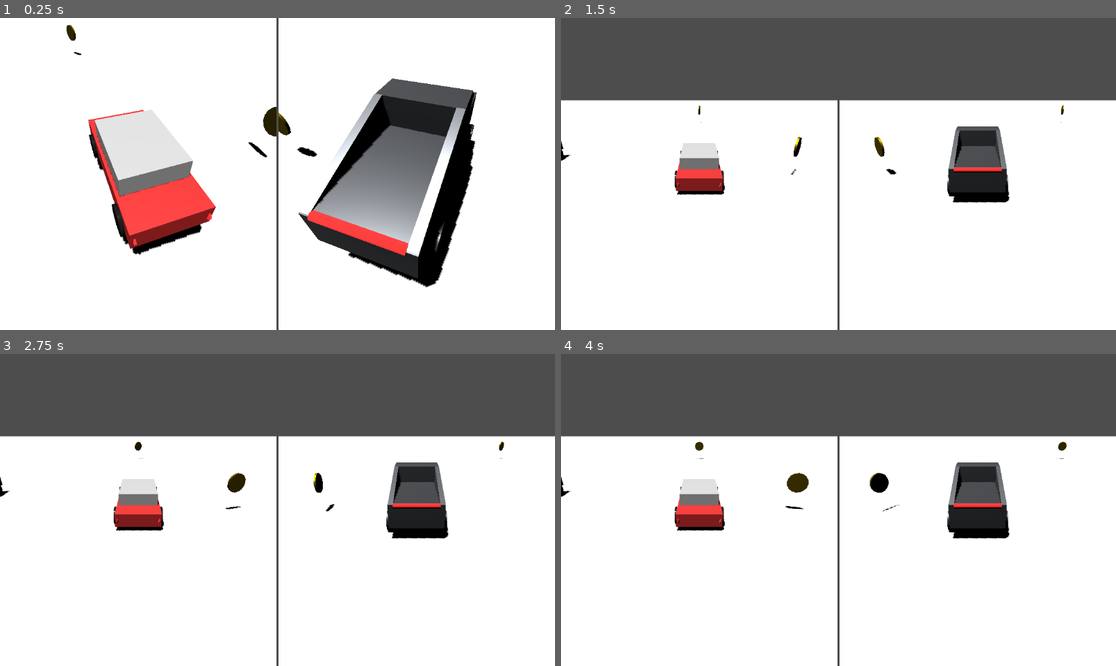
Above: before the commit, frames 1-4 (two rows, left to right).
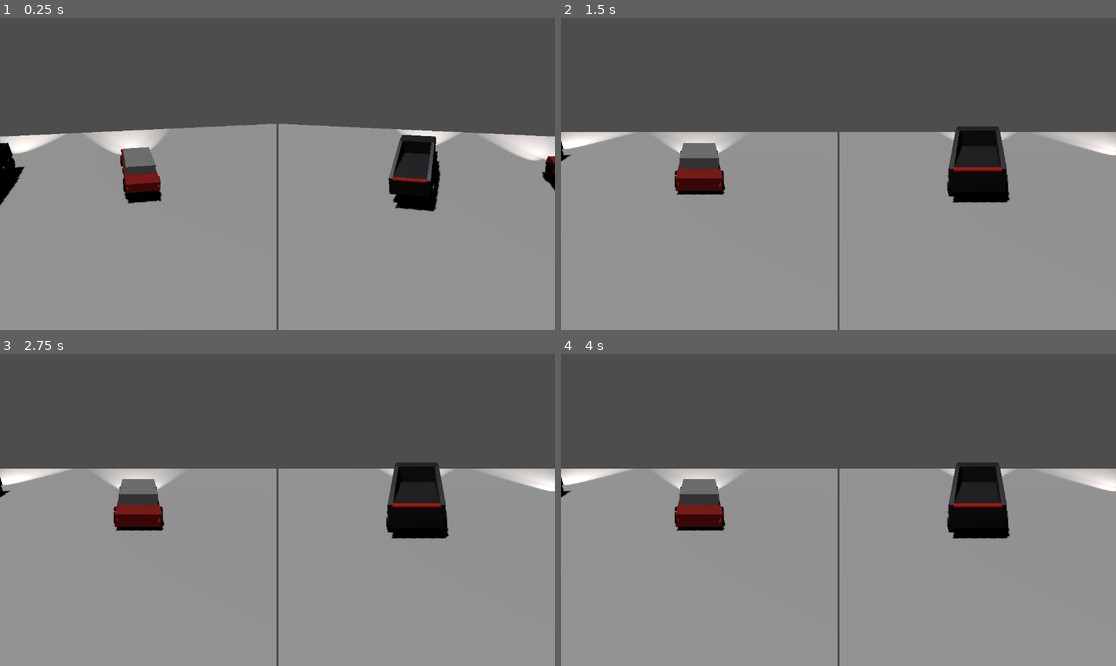
Above: after the commit, the same moments.

Repository: AntoineT01/Cyber-Race
Game: Godot game, scene res://jeux.tscn
Same seed, same stepped clock (60 frames per second), same inputs: the game is played once before the commit and once after it.
Inputs:
- Up to frame 1 (0.25 s): no input
- Up to frame 2 (1.5 s): no input
- Up to frame 3 (2.75 s): no input
- Up to frame 4 (4 s): no input

The runs differ from the first frame. In frame 1, 96% of the frame differs, in the area x 0-100%, y 0-100%; in frame 2, 72%; in frame 3, 72%; in frame 4, 72%.

Commit message:
feat(car): add functional headlights to model

Diff:
--- a/cybertruck.tscn
+++ b/cybertruck.tscn
@@ -131,6 +131,26 @@
 mesh = SubResource("BoxMesh_3")
 surface_material_override/0 = SubResource("StandardMaterial3D_4")
 
+[node name="LeftHeadlightLight" type="SpotLight3D" parent="Headlights/Headlight"]
+transform = Transform3D(-1, 0, 8.74228e-08, 0, 1, 0, -8.74228e-08, 0, -1, 0, 0, 0)
+light_color = Color(1, 0.945098, 0.909804, 1)
+light_energy = 5.0
+light_indirect_energy = 2.0
+light_volumetric_fog_energy = 2.0
+spot_range = 30.0
+spot_angle = 30.0
+spot_angle_attenuation = 0.5
+
+[node name="RightHeadlightLight" type="SpotLight3D" parent="Headlights/Headlight"]
+transform = Transform3D(-1, 0, 8.74228e-08, 0, 1, 0, -8.74228e-08, 0, -1, 0, 0, 0)
+light_color = Color(1, 0.945098, 0.909804, 1)
+light_energy = 5.0
+light_indirect_energy = 2.0
+light_volumetric_fog_energy = 2.0
+spot_range = 30.0
+spot_angle = 30.0
+spot_angle_attenuation = 0.5
+
 [node name="MeshInstance3D" type="MeshInstance3D" parent="."]
 transform = Transform3D(1, 0, 0, 0, 1, 0, 0, 0, 1, 0, 1.83001, 0.572328)
 mesh = SubResource("BoxMesh_reewa")
--- a/jeux.tscn
+++ b/jeux.tscn
@@ -10,6 +10,37 @@
 
 [sub_resource type="BoxMesh" id="BoxMesh_1"]
 size = Vector3(100, 1, 100)
+
+[sub_resource type="BoxShape3D" id="BoxShape3D_2"]
+size = Vector3(20, 1, 40)
+
+[sub_resource type="BoxMesh" id="BoxMesh_2"]
+size = Vector3(20, 1, 40)
+
+[sub_resource type="BoxShape3D" id="BoxShape3D_3"]
+size = Vector3(20, 5, 1)
+
+[sub_resource type="BoxMesh" id="BoxMesh_3"]
+size = Vector3(20, 5, 1)
+
+[sub_resource type="PrismMesh" id="PrismMesh_1"]
+left_to_right = 1.0
+size = Vector3(20, 5, 20)
+
+[sub_resource type="BoxShape3D" id="BoxShape3D_sbagp"]
+size = Vector3(21.0634, 5.95587, 21.1957)
+
+[sub_resource type="BoxShape3D" id="BoxShape3D_4"]
+size = Vector3(1, 3, 100)
+
+[sub_resource type="BoxMesh" id="BoxMesh_4"]
+size = Vector3(1, 3, 100)
+
+[sub_resource type="BoxShape3D" id="BoxShape3D_6"]
+size = Vector3(2, 2, 2)
+
+[sub_resource type="BoxMesh" id="BoxMesh_6"]
+size = Vector3(2, 2, 2)
 
 [node name="Main" type="Node"]
 
@@ -31,7 +62,7 @@
 render_target_update_mode = 4
 
 [node name="Camera3D1" type="Camera3D" parent="SplitScreen/ViewportContainer1/SubViewport1"]
-transform = Transform3D(1, 0, 0, 0, 0.866025, 0.5, 0, -0.5, 0.866025, 0, 5, 10)
+transform = Transform3D(1, 0, 0, 0, 0.766044, 0.642788, 0, -0.642788, 0.766044, 0, 15, 25)
 script = ExtResource("2_fghij")
 target_name = "Voiture1"
 
@@ -46,7 +77,7 @@
 render_target_update_mode = 4
 
 [node name="Camera3D2" type="Camera3D" parent="SplitScreen/ViewportContainer2/SubViewport2"]
-transform = Transform3D(1, 0, 0, 0, 0.866025, 0.5, 0, -0.5, 0.866025, 0, 5, 10)
+transform = Transform3D(1, 0, 0, 0, 0.766044, 0.642788, 0, -0.642788, 0.766044, 0, 15, 25)
 script = ExtResource("2_fghij")
 target_name = "Voiture2"
 
@@ -61,8 +92,71 @@
 [node name="MeshInstance3D" type="MeshInstance3D" parent="World/Ground"]
 mesh = SubResource("BoxMesh_1")
 
+[node name="Plateau" type="StaticBody3D" parent="World"]
+transform = Transform3D(1, 0, 0, 0, 1, 0, 0, 0, 1, 0, 2.5, -20)
+
+[node name="CollisionShape3D" type="CollisionShape3D" parent="World/Plateau"]
+shape = SubResource("BoxShape3D_2")
+
+[node name="MeshInstance3D" type="MeshInstance3D" parent="World/Plateau"]
+mesh = SubResource("BoxMesh_2")
+
+[node name="PlateauWall" type="StaticBody3D" parent="World"]
+transform = Transform3D(1, 0, 0, 0, 1, 0, 0, 0, 1, 0, 2.5, -40)
+
+[node name="CollisionShape3D" type="CollisionShape3D" parent="World/PlateauWall"]
+shape = SubResource("BoxShape3D_3")
+
+[node name="MeshInstance3D" type="MeshInstance3D" parent="World/PlateauWall"]
+mesh = SubResource("BoxMesh_3")
+
+[node name="Ramp1" type="StaticBody3D" parent="World"]
+transform = Transform3D(1, 0, 0, 0, 1, 0, 0, 0, 1, -20, 1.79008, -12.3338)
+
+[node name="MeshInstance3D" type="MeshInstance3D" parent="World/Ramp1"]
+mesh = SubResource("PrismMesh_1")
+
+[node name="CollisionShape3D" type="CollisionShape3D" parent="World/Ramp1"]
+transform = Transform3D(0.97363, -0.227457, -0.0175723, 0.227543, 0.973763, 0.00305769, 0.0164157, -0.00697551, 0.999841, 0.702194, -2.81789, 0.250106)
+shape = SubResource("BoxShape3D_sbagp")
+
+[node name="LeftBorder" type="StaticBody3D" parent="World"]
+transform = Transform3D(1, 0, 0, 0, 1, 0, 0, 0, 1, -50, 1.5, 0)
+
+[node name="CollisionShape3D" type="CollisionShape3D" parent="World/LeftBorder"]
+shape = SubResource("BoxShape3D_4")
+
+[node name="MeshInstance3D" type="MeshInstance3D" parent="World/LeftBorder"]
+mesh = SubResource("BoxMesh_4")
+
+[node name="RightBorder" type="StaticBody3D" parent="World"]
+transform = Transform3D(1, 0, 0, 0, 1, 0, 0, 0, 1, 50, 1.5, 0)
+
+[node name="CollisionShape3D" type="CollisionShape3D" parent="World/RightBorder"]
+shape = SubResource("BoxShape3D_4")
+
+[node name="MeshInstance3D" type="MeshInstance3D" parent="World/RightBorder"]
+mesh = SubResource("BoxMesh_4")
+
+[node name="Obstacles" type="Node3D" parent="World"]
+
+[node name="Obstacle3" type="StaticBody3D" parent="World/Obstacles"]
+transform = Transform3D(1, 0, 0, 0, 1, 0, 0, 0, 1, -15, 1, -10)
+
+[node name="CollisionShape3D" type="CollisionShape3D" parent="World/Obstacles/Obstacle3"]
+shape = SubResource("BoxShape3D_6")
+
+[node name="MeshInstance3D" type="MeshInstance3D" parent="World/Obstacles/Obstacle3"]
+mesh = SubResource("BoxMesh_6")
+
+[node name="Obstacle4" type="StaticBody3D" parent="World/Obstacles"]
+transform = Transform3D(1, 0, 0, 0, 1, 0, 0, 0, 1, 15, 1, -10)
+
+[node name="CollisionShape3D" type="CollisionShape3D" parent="World/Obstacles/Obstacle4"]
+shape = SubResource("BoxShape3D_6")
+
 [node name="Voiture1" parent="World" instance=ExtResource("1_abcde")]
-transform = Transform3D(1, 0, 0, 0, 1, 0, 0, 0, 1, -5, 1, 0)
+transform = Transform3D(1, 0, 0, 0, 1, 0, 0, 0, 1, -5, 1, 40)
 collision_layer = 1
 collision_mask = 1
 mass = 40.0
@@ -73,7 +167,7 @@
 brake_control = "brake_1"
 
 [node name="Voiture2" parent="World" instance=ExtResource("4_buaph")]
-transform = Transform3D(1, 0, 0, 0, 1, 0, 0, 0, 1, 5, 1, 0)
+transform = Transform3D(1, 0, 0, 0, 1, 0, 0, 0, 1, 5, 1, 40)
 collision_layer = 1
 collision_mask = 1
 mass = 30.0
@@ -84,22 +178,21 @@
 
 [node name="DirectionalLight3D" type="DirectionalLight3D" parent="World"]
 transform = Transform3D(0.753187, -0.637514, 0.162129, -0.25742, -0.0588394, 0.964507, -0.605347, -0.768189, -0.208426, -18.2136, 17.3425, -18.0214)
-light_energy = 5.0
 shadow_enabled = true
 
 [node name="Pieces" type="Node3D" parent="World"]
 
 [node name="Piece1" parent="World/Pieces" instance=ExtResource("3_klmno")]
-transform = Transform3D(1, 0, 0, 0, 1, 0, 0, 0, 1, 0, 1.5, -10)
+transform = Transform3D(1, 0, 0, 0, 1, 0, 0, 0, 1, 0, 3.5, -20)
 
 [node name="Piece2" parent="World/Pieces" instance=ExtResource("3_klmno")]
-transform = Transform3D(1, 0, 0, 0, 1, 0, 0, 0, 1, 10, 1.5, 0)
+transform = Transform3D(1, 0, 0, 0, 1, 0, 0, 0, 1, -20, 4, 0)
 
 [node name="Piece3" parent="World/Pieces" instance=ExtResource("3_klmno")]
-transform = Transform3D(1, 0, 0, 0, 1, 0, 0, 0, 1, -10, 1.5, 0)
+transform = Transform3D(1, 0, 0, 0, 1, 0, 0, 0, 1, 20, 4, 0)
 
 [node name="Piece4" parent="World/Pieces" instance=ExtResource("3_klmno")]
-transform = Transform3D(1, 0, 0, 0, 1, 0, 0, 0, 1, 5, 1.5, -15)
+transform = Transform3D(1, 0, 0, 0, 1, 0, 0, 0, 1, 0, 0.696578, 30)
 
 [node name="Piece5" parent="World/Pieces" instance=ExtResource("3_klmno")]
-transform = Transform3D(1, 0, 0, 0, 1, 0, 0, 0, 1, -5, 1.5, 15)
+transform = Transform3D(1, 0, 0, 0, 1, 0, 0, 0, 1, 0, 6, 0)
--- a/voiture.tscn
+++ b/voiture.tscn
@@ -123,7 +123,37 @@
 mesh = SubResource("BoxMesh_3")
 surface_material_override/0 = SubResource("StandardMaterial3D_4")
 
+[node name="LeftHeadlightLight" type="SpotLight3D" parent="Headlights/LeftHeadlight"]
+transform = Transform3D(-1, 0, 8.74228e-08, 0, 1, 0, -8.74228e-08, 0, -1, 0, 0, 0)
+light_color = Color(1, 0.945098, 0.909804, 1)
+light_energy = 5.0
+light_indirect_energy = 2.0
+light_volumetric_fog_energy = 2.0
+spot_range = 30.0
+spot_angle = 30.0
+spot_angle_attenuation = 0.5
+
 [node name="RightHeadlight" type="MeshInstance3D" parent="Headlights"]
+transform = Transform3D(1, 0, 0, 0, 1, 0, 0, 0, 1, -0.8, 0.5, 2.2)
+mesh = SubResource("BoxMesh_3")
+surface_material_override/0 = SubResource("StandardMaterial3D_4")
+
+[node name="RightHeadlightLight" type="SpotLight3D" parent="Headlights/RightHeadlight"]
+transform = Transform3D(-1, 0, 8.74228e-08, 0, 1, 0, -8.74228e-08, 0, -1, 0, 0, 0)
+light_color = Color(1, 0.945098, 0.909804, 1)
+light_energy = 5.0
+light_indirect_energy = 2.0
+light_volumetric_fog_energy = 2.0
+spot_range = 30.0
+spot_angle = 30.0
+spot_angle_attenuation = 0.5
+
+[node name="LeftHeadlight2" type="MeshInstance3D" parent="Headlights"]
+transform = Transform3D(1, 0, 0, 0, 1, 0, 0, 0, 1, 0.8, 0.5, 2.2)
+mesh = SubResource("BoxMesh_3")
+surface_material_override/0 = SubResource("StandardMaterial3D_4")
+
+[node name="RightHeadlight2" type="MeshInstance3D" parent="Headlights"]
 transform = Transform3D(1, 0, 0, 0, 1, 0, 0, 0, 1, -0.8, 0.5, 2.2)
 mesh = SubResource("BoxMesh_3")
 surface_material_override/0 = SubResource("StandardMaterial3D_4")
Not shown: 1 places in jeux.tscn that only renumber resources
